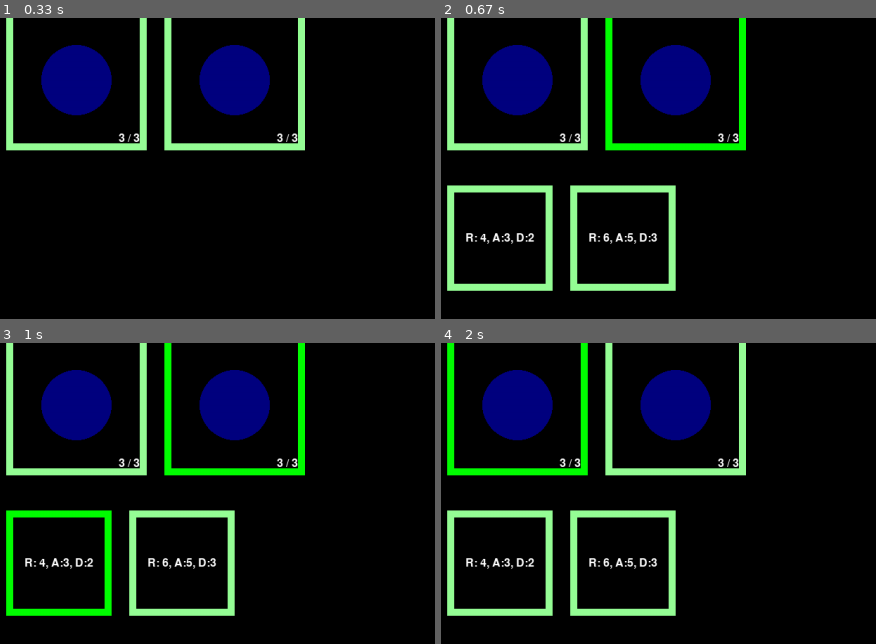
Above: before the commit, frames 1-4 (two rows, left to right).
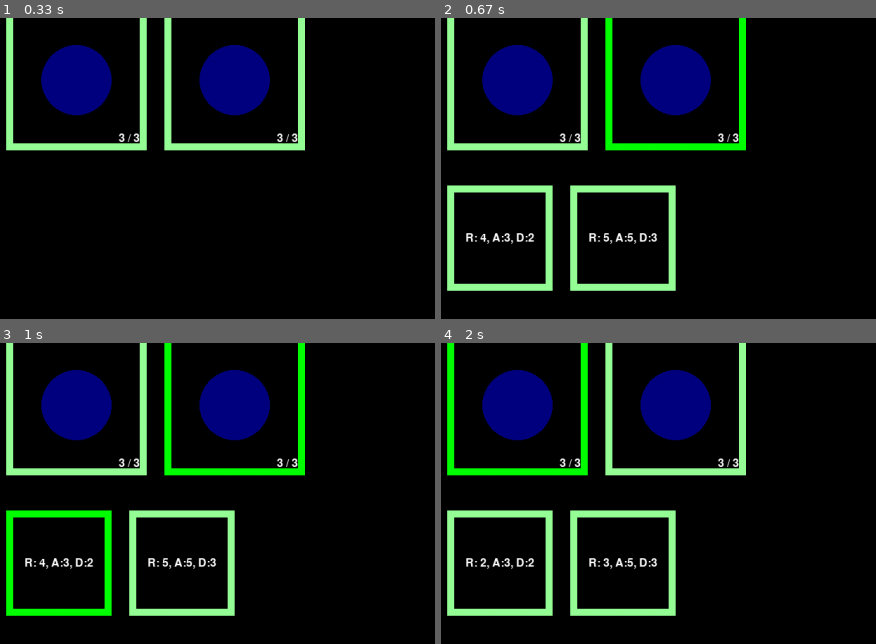
Above: after the commit, the same moments.

Repository: ErikRoelofs/pygame-tryout
Game: pygame game, started from game.py
Same seed, same stepped clock (60 frames per second), same inputs: the game is played once before the commit and once after it.
Inputs (mouse positions are % of the whole screen's width and height, from its top left):
- Up to frame 1 (0.33 s): no input
- Up to frame 2 (0.67 s): press the mouse at (49, 54) at 0.37 s; move the mouse to (36, 51) at 0.47 s; release the mouse at (24, 49) at 0.6 s
- Up to frame 3 (1 s): press the mouse at (7, 80) at 0.7 s; move the mouse to (9, 79) at 0.8 s; release the mouse at (12, 78) at 0.93 s
- Up to frame 4 (2 s): press the mouse at (9, 53) at 1.03 s; move the mouse to (37, 43) at 1.13 s; release the mouse at (65, 33) at 1.27 s; press the mouse at (7, 80) at 1.37 s; move the mouse to (26, 83) at 1.47 s; release the mouse at (46, 86) at 1.6 s; press the mouse at (7, 80) at 1.7 s; move the mouse to (8, 62) at 1.8 s; release the mouse at (10, 45) at 1.93 s
The pictures show only the part of the screen within x 0-50%, y 43-93%; the shares and areas given below are measured in that part.

Frame 1 is identical in both runs. In frame 2, less than 0.1% of the frame differs, in the area x 37-39%, y 71-75%; in frame 3, less than 0.1%; in frame 4, less than 0.1%, in the area x 8-39%, y 71-75%.

Commit message:
Actions as part of ship constructor

Diff:
--- a/game.py
+++ b/game.py
@@ -53,8 +53,8 @@
 	# font test
 	fontObj = pygame.font.Font('freesansbold.ttf', 16)
 
-	playerShips = [makeShip(3), makeShip(3)]
-	opponentShips = [makeShip(3)]
+	playerShips = [Ship(3, [Weapon(2,3,2), Weapon(3,5,3)]), Ship(3, [Weapon(4,3,2), Weapon(5,5,3)])]
+	opponentShips = [Ship(3, [Weapon(4,3,2), Weapon(6,5,3)])]
 
 	selectedShip = None
 	selectedAction = None
@@ -123,9 +123,6 @@
 		textRectObj.bottom = SCREEN_HEIGHT
 		DISPLAYSURF.blit(textSurfaceObj, textRectObj)
 
-def makeShip(hull):
-        return Ship(hull);
-
 def drawShips(playerShips, opponentShips, selected, highlighted):
 	for index, ship in enumerate(playerShips):
 		image = drawShip(ship, ship in selected, ship in highlighted)
@@ -226,10 +223,10 @@
 		ship.refresh()
 
 class Ship:
-	def __init__(self, hull):
+	def __init__(self, hull, actions):
 		self.hull = hull
 		self.damage = 0
-		self.actions = [Weapon(4,3,2), Weapon(6,5,3)]
+		self.actions = actions
 		self.state = STATE_READY
 
 	def spend(self):
